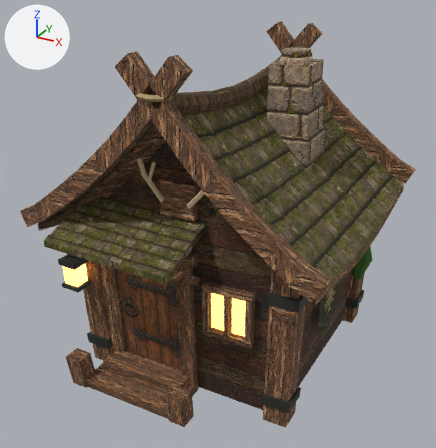
What one commit did to the glTF model board3d/models/house-forest-trail-01.glb.
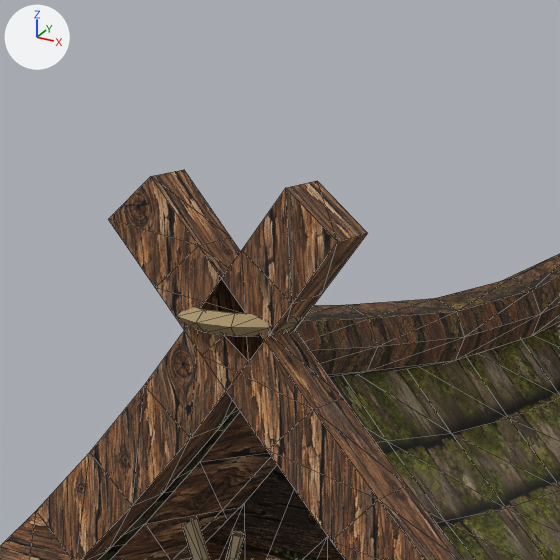
Each version appears first whole from a camera (50 mm lens) standing at (2.54, -4.97, 3.76) and looking at (-0.06, -0.25, 1.4), and next in a close-up on the part from 19% to 58% of the width and 0% to 38% of the height. The lights are fixed; the arrows at upper left show +X, +Y and +Z. The older version's two pictures come first. The close-ups show mesh edges as thin lines. Where no turn or scale is listed for an object, it has been applied to the vertices.

The scene before the commit, as lines of its bpy script (objects in view):
```python
me_antlers = bpy.data.meshes.new('antlers')
me_antlers.from_pydata(...)  # 50 vertices, 84 faces; spans x -0.394..0.39, y -1.108..-1.046, z 1.901..2.297
me_antlers.materials.append(mat_tantler)  # beige #cab68f
me_barge_rope__1 = bpy.data.meshes.new('barge_rope_-1')
me_barge_rope__1.from_pydata(...)  # 40 vertices, 80 faces; spans x -0.158..0.158, y -1.427..-1.225, z 2.82..2.87
me_barge_rope__1.materials.append(mat_rope)  # brown #ab956c
me_gable__1 = bpy.data.meshes.new('gable_-1')
me_gable__1.from_pydata(...)  # 81 vertices, 128 faces; spans x -1.02..1.02, y -1.02..-0.95, z 0.0..2.56
me_gable__1.materials.append(mat_tplanks)  # picture img_trail01_planks
ob_antlers = bpy.data.objects.new('antlers', me_antlers)
ob_antlers.location = (0.0, 0.0, 0.0)
ob_barge_rope__1 = bpy.data.objects.new('barge_rope_-1', me_barge_rope__1)
ob_barge_rope__1.location = (0.0, 0.0, 0.0)
ob_gable__1 = bpy.data.objects.new('gable_-1', me_gable__1)
ob_gable__1.location = (0.0, 0.0, 0.0)
# also in view: 'roof_under_-1' at (-0.67, 0.0, 2.0); 'roof_-1' at (-0.67, 0.0, 2.07); 'barge_-1_1' at (0.56, -1.36, 2.35); 'barge_-1_-1' at (-0.56, -1.36, 2.35); 'roof_1' at (0.67, 0.0, 2.07)
```
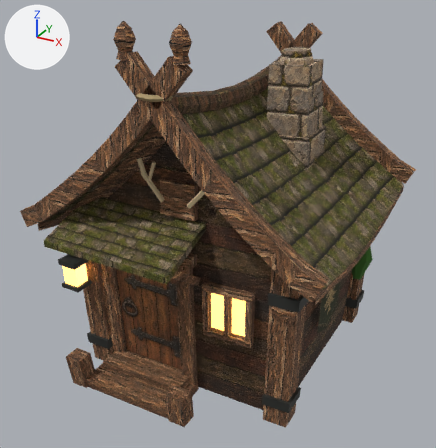
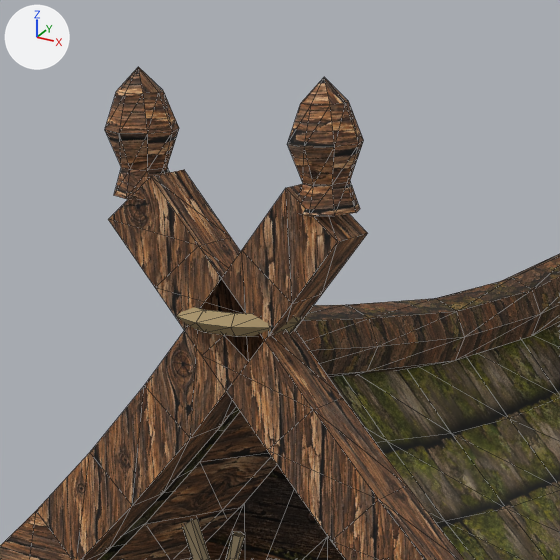
The edits, one by one:
Mesh me_finial__1__1 is new.
It has 33 vertices, 62 faces and spans x 0.155..0.318, y -1.408..-1.244, z 3.091..3.362.
It uses material mat_tbeam (picture img_lake01_timber2_webp).
Mesh me_finial__1_1 is new.
It has 33 vertices, 62 faces and spans x -0.318..-0.155, y -1.408..-1.244, z 3.091..3.362.
It uses material mat_tbeam (picture img_lake01_timber2_webp).
Object 'finial_-1_-1' (ob_finial__1__1) is new; it shows me_finial__1__1.
Its location is (0.0, 0.0, 0.0).
Object 'finial_-1_1' (ob_finial__1_1) is new; it shows me_finial__1_1.
Its location is (0.0, 0.0, 0.0).

Pixel boxes (x1, y1, x2, y2) of what changed, in the close-ups (560 x 560 px):
'finial_-1_-1', added (brown)
    after: (287, 77, 364, 216)
'finial_-1_1', added (brown)
    after: (105, 67, 179, 199)
